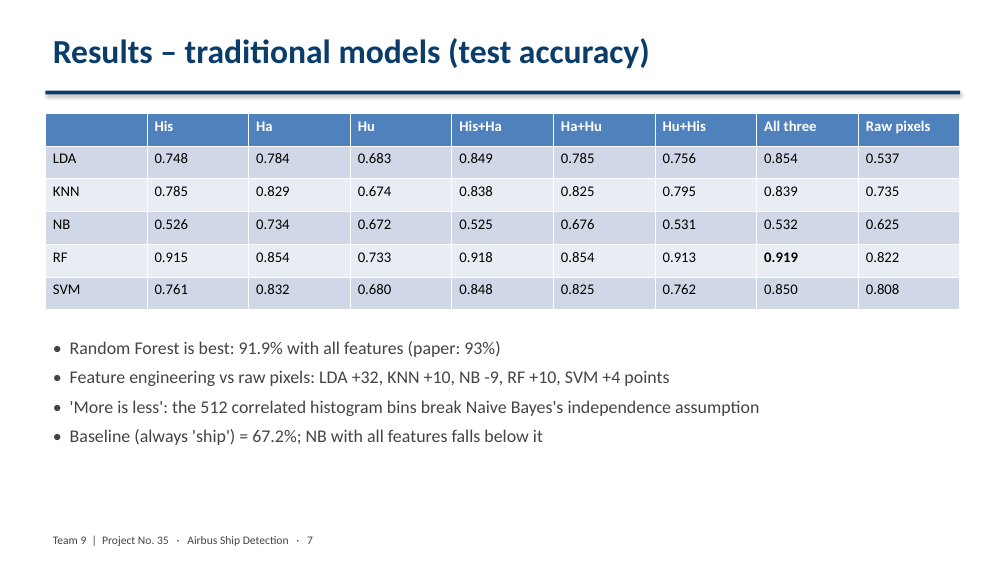
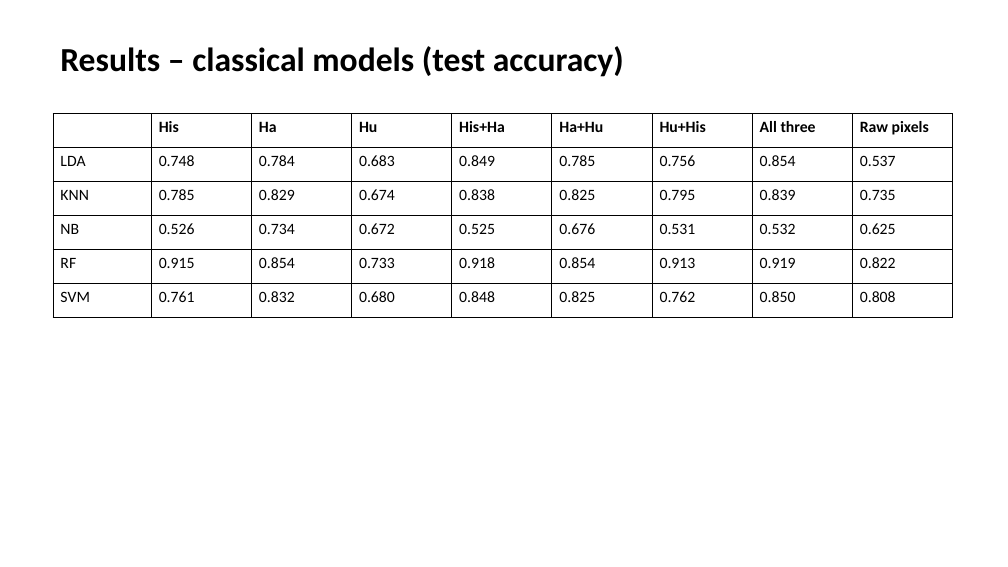
Before and after one commit to satvik1507-hehe/airbus-ship-detection, a slide deck: slide 5 of docs/Team9_Project35_Slides.pptx (slide 7 before the commit). Drawn at 1008x567 pixels with LibreOffice and Linux fonts; fonts in the diff are those of the drawing. Boxes give left, top, right and bottom in pixels: in the first picture for what was removed or moved away, otherwise in the second. Text is boxed around its words. In the diff, an @@ line names an element or a change of style, - is before the commit and + after.

Commit message:
Add live training demo, beginner's guide, plain slide deck and reference papers

```diff
--- a/docs/Team9_Project35_Slides.pptx
+++ b/docs/Team9_Project35_Slides.pptx
@@ text at (x1=60, y1=46, x2=624, y2=77): text changed; text colour #0B3D6B to #000000 @@
-Results – traditional models (test accuracy)
+Results – classical models (test accuracy)
@@ rectangle removed at (x1=45, y1=91, x2=960, y2=95) @@
@@ table at (x1=53, y1=113, x2=950, y2=318) @@
@@ fill #4F81BD to #FFFFFF in row 1 @@
@@ fill #D0D8E8 to #FFFFFF in 27 cells @@
@@ fill #E9EDF4 to #FFFFFF in 18 cells @@
@@ size 14 to 15 pt @@
@@ text colour #FFFFFF to #000000 in "His", "Ha", "Hu", "His+Ha" and 4 more places @@
@@ bold off in "0.919" @@
@@ borders changed @@
@@ table resized from (x1=45, y1=113, x2=957, y2=310) to (x1=53, y1=113, x2=950, y2=318) @@
@@ text removed at (x1=70, y1=341, x2=759, y2=445) @@
-• Random Forest is best: 91.9% with all features (paper: 93%)
-• Feature engineering vs raw pixels: LDA +32, KNN +10, NB -9, RF +10, SVM +4 points
-• 'More is less': the 512 correlated histogram bins break Naive Bayes's independence assumption
-• Baseline (always 'ship') = 67.2%; NB with all features falls below it
@@ text removed at (x1=53, y1=536, x2=313, y2=546) @@
-Team 9 | Project No. 35 · Airbus Ship Detection · 7
```
Also in this commit, not shown: 4 other slides changed, 2 slides added, 10 slides removed, 12 other files.
